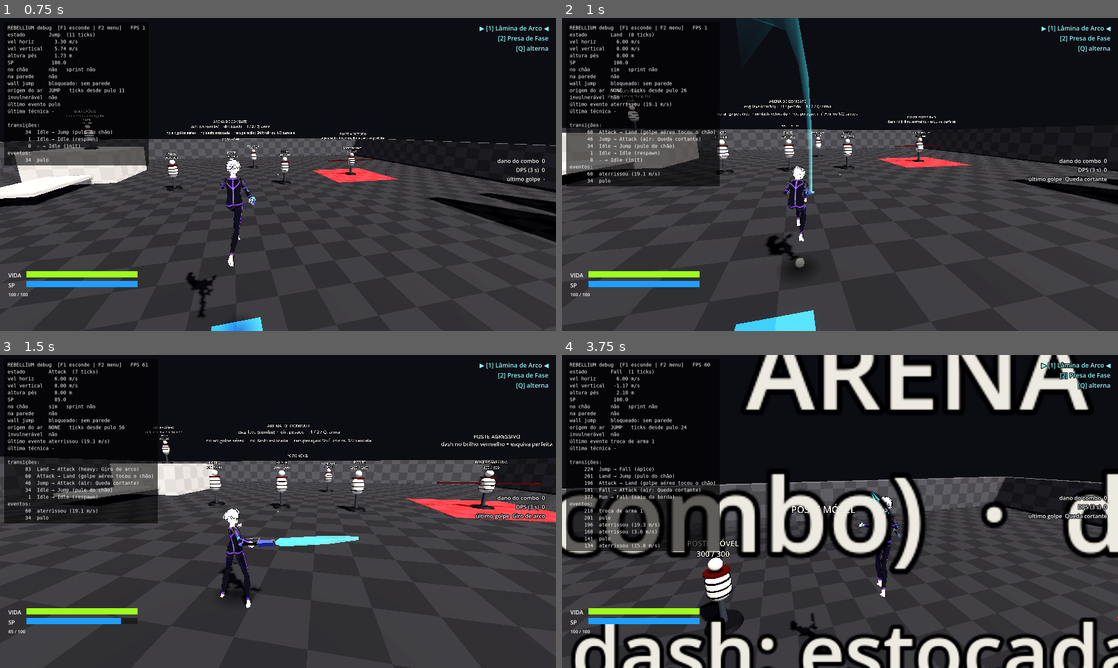
Above: before the commit, frames 1-4 (two rows, left to right).
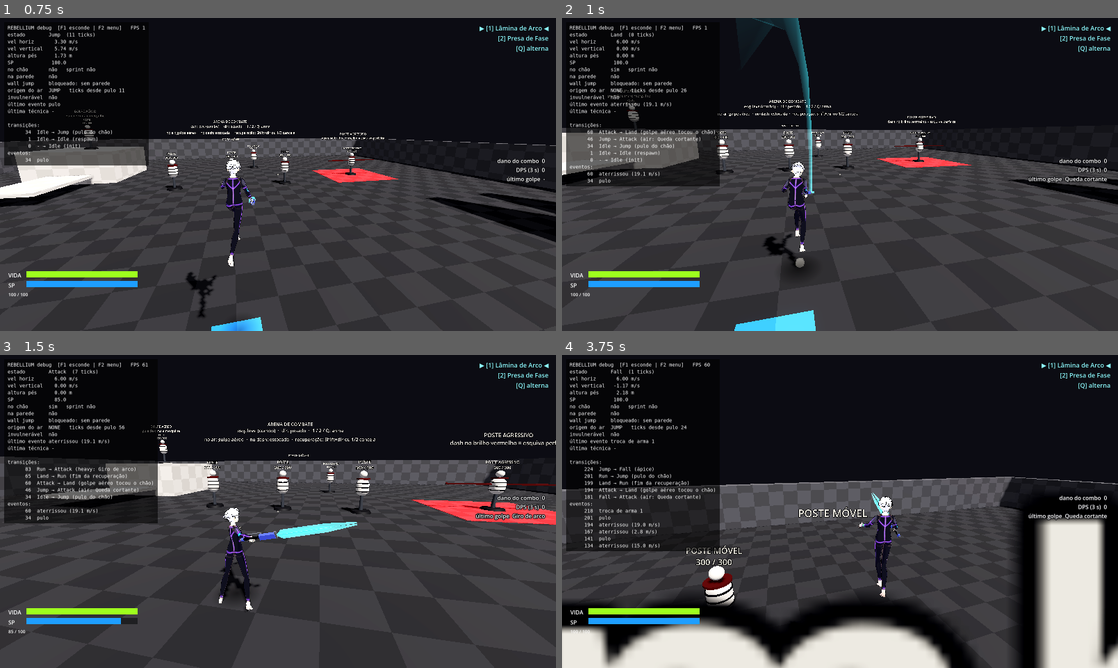
Above: after the commit, the same moments.

Repository: hugolnieri/Rebellium
Game: Godot game, scene res://scenes/arenas/CombatArena.tscn
The game is run twice, just before and just after one commit, with the same random seed, the same clock (stepped at 60 frames per second) and the same inputs.
Inputs (mouse positions are in pixels of both pictures, inside the frame that each line leads up to):
- Up to frame 1 (0.75 s): tap Enter at 0.5 s; move the mouse to (305, 174) at 0.52 s; hold W (move_forward) from 0.53 s (still down); hold Space (jump) from 0.53 s (still down); click (305, 174) at 0.67 s
- Up to frame 2 (1 s): keep holding W (move_forward); keep holding Space (jump)
- Up to frame 3 (1.5 s): keep holding W (move_forward); move the mouse to (250, 511) at 1.27 s; release Space (jump) at 1.28 s; right-click (250, 511) at 1.35 s
- Up to frame 4 (3.75 s): keep holding W (move_forward); tap Space (jump) at 1.52, 1.55, 1.82, 2.3, 3.02, 3.05, 3.32 s; move the mouse to (851, 505) at 2.02 s; press the mouse at (851, 505) at 2.03 s; move the mouse to (834, 517) at 2.77 s; release the mouse at (834, 517) at 2.78 s; tap V (shoulder_swap) at 2.85 s; click (834, 517) at 2.92 s; move the mouse to (878, 514) at 3.52 s; hold Space (jump) from 3.53 s (still down); tap 1 (weapon_slot_1) at 3.6 s

Frame 1 is identical in both runs. In frame 2, 0.4% of the frame differs, in the area x 36-45%, y 46-80%; in frame 3, 4.5%; in frame 4, 37%, in the area x 0-100%, y 0-100%.

Commit message:
aterrissagem limpa após dash/golpe no ar e joelhos mais altos na passada
- dash ou golpe no ar cancelam a cambalhota e o agachamento de impacto ao tocar o chão
  (MovementConfig.air_action_cancels_landing); testes
- elevação do joelho no balanço: 34° andando, 55° correndo (knee_lift_*), joelho dobra mais

Co-Authored-By: Claude Opus 5.5 <noreply@anthropic.com>
Claude-Session: https://claude.ai/code/session_01F2bQk4JmWMhxKZmCfNJjFU

Diff:
--- a/config/feedback_config.tres
+++ b/config/feedback_config.tres
@@ -16,7 +16,7 @@
 stride_length_walk = 2.2
 stride_length_sprint = 3.0
 leg_swing_deg = 42.0
-knee_bend_deg = 70.0
+knee_bend_deg = 85.0
 arm_swing_deg = 38.0
 run_lean_deg = 26.0
 sprint_extra_lean_deg = 9.0
@@ -41,6 +41,8 @@
 stance_fraction_run = 0.38
 stance_knee_walk_deg = 12.0
 stance_knee_run_deg = 32.0
+knee_lift_walk_deg = 34.0
+knee_lift_run_deg = 55.0
 anim_spring_frequency = 6.5
 anim_spring_damping = 0.6
 attack_spring_frequency = 15.0
--- a/config/movement_config.tres
+++ b/config/movement_config.tres
@@ -23,6 +23,7 @@
 roll_enabled = true
 roll_min_impact_speed = 7.0
 roll_duration = 0.7
+air_action_cancels_landing = true
 roll_min_speed = 4.0
 roll_deceleration = 8.0
 sp_max = 100.0
--- a/scenes/player/character_model.gd
+++ b/scenes/player/character_model.gd
@@ -334,6 +334,9 @@
 	if who != player:
 		return
 	var fb := _fb()
+	_trick_timer = 0.0
+	if player.last_landing_soft:
+		return  # dash/golpe no ar: sem agachamento de impacto
 	_land_strength = clampf(impact_speed / fb.land_crouch_full_speed, 0.15, 1.0)
 	_land_timer = fb.land_crouch_time
 	_trick_timer = 0.0
@@ -488,6 +491,7 @@
 	var back := swing_range * 0.42
 	var knee_swing := deg_to_rad(fb.knee_bend_deg) * amount * lerpf(0.9, 1.6, run_k)
 	var knee_load := deg_to_rad(lerpf(fb.stance_knee_walk_deg, fb.stance_knee_run_deg, run_k)) * amount
+	var knee_lift := deg_to_rad(lerpf(fb.knee_lift_walk_deg, fb.knee_lift_run_deg, run_k)) * amount
 	var compensate := lean * 0.8
 	for i in 2:
 		var side := "l" if i == 0 else "r"
@@ -504,8 +508,9 @@
 			ankle *= amount
 		else:
 			var t := (u - stance_frac) / (1.0 - stance_frac)
-			thigh = -back + (front + back) * (0.5 - 0.5 * cos(PI * t))
-			knee = -knee_swing * sin(PI * minf(t / 0.8, 1.0))
+			# Joelho sobe alto no meio do balanço e a perna estica de volta antes de pisar.
+			thigh = -back + (front + back) * (0.5 - 0.5 * cos(PI * t)) + knee_lift * sin(PI * minf(t / 0.85, 1.0))
+			knee = -(knee_swing + knee_lift * 0.8) * sin(PI * minf(t / 0.8, 1.0))
 			# Saindo do impulso com a ponta para baixo, depois levanta a ponta para não arrastar.
 			ankle = (-0.5 * pow(1.0 - t, 3.0) + 0.15 * sin(PI * t)) * amount
 		var relaxed := 1.0 if i == 1 else 0.0  # parado: perna direita relaxada
--- a/scenes/player/player.gd
+++ b/scenes/player/player.gd
@@ -39,6 +39,10 @@
 var air_sprinting: bool = false
 ## Dashes usados no ar desde a última aterrissagem/wall jump.
 var air_dodges_used: int = 0
+## Fez dash ou golpe no ar desde que saiu do chão (aterrissa sem cambalhota/agachamento).
+var air_action_used: bool = false
+## A última aterrissagem foi "limpa" (sem animação de impacto).
+var last_landing_soft: bool = false
 ## Flag de invencibilidade (dodge). Consultada pelo combate futuro.
 var is_invulnerable: bool = false
 var spawn_transform: Transform3D
@@ -530,6 +534,7 @@
 		return false
 	if airborne:
 		air_dodges_used += 1
+		air_action_used = true
 	if side_request:
 		consume_jump_press(input, config.jump_buffer_ticks)
 	else:
@@ -617,6 +622,7 @@
 ## Limpa memória de paredes ao tocar o chão.
 func on_landed() -> void:
 	air_sprinting = false
+	air_action_used = false
 	air_dodges_used = 0
 	last_wall_jump_collider = 0
 	back_coming_wall = 0
--- a/scenes/player/states/attack.gd
+++ b/scenes/player/states/attack.gd
@@ -31,6 +31,8 @@
 	combo_index = data.get("combo_index", 0)
 	direction = data.get("direction", Vector3.FORWARD)
 	airborne = kind == CombatRules.KIND_AIR or not player.is_on_floor()
+	if airborne:
+		player.air_action_used = true
 	_t = 0
 	_hit_ids.clear()
 	_startup_ticks = maxi(player.secs_to_ticks(attack.startup), 0)
--- a/scenes/player/states/land.gd
+++ b/scenes/player/states/land.gd
@@ -16,8 +16,10 @@
 	player.land_tick = player.tick
 	player.land_impact_speed = maxf(-player.pre_slide_velocity.y, 0.0)
 	_landing_velocity = WallJumpMath.horizontal(player.pre_slide_velocity)
+	# Dash ou golpe no ar cancelam a animação de impacto: aterrissa limpo, sem cambalhota.
+	player.last_landing_soft = player.air_action_used and cfg().air_action_cancels_landing
 	rolling = cfg().roll_enabled and player.land_impact_speed >= cfg().roll_min_impact_speed \
-		and not player.air_sprinting
+		and not player.air_sprinting and not player.last_landing_soft
 	_roll_ticks = maxi(player.secs_to_ticks(cfg().roll_duration), 1)
 	if _landing_velocity.length() > 0.5:
 		_roll_direction = _landing_velocity.normalized()
--- a/scripts/core/feedback_config.gd
+++ b/scripts/core/feedback_config.gd
@@ -21,7 +21,7 @@
 @export_range(0.5, 6.0, 0.05, "suffix:m") var stride_length_walk: float = 2.2
 @export_range(0.5, 8.0, 0.05, "suffix:m") var stride_length_sprint: float = 3.0
 @export_range(0.0, 90.0, 1.0, "suffix:°") var leg_swing_deg: float = 42.0
-@export_range(0.0, 120.0, 1.0, "suffix:°") var knee_bend_deg: float = 70.0
+@export_range(0.0, 120.0, 1.0, "suffix:°") var knee_bend_deg: float = 85.0
 @export_range(0.0, 90.0, 1.0, "suffix:°") var arm_swing_deg: float = 38.0
 ## Inclinação do CORPO INTEIRO (a partir do quadril) andando; no sprint usa ninja_run_lean_deg.
 @export_range(0.0, 45.0, 0.5, "suffix:°") var run_lean_deg: float = 26.0
@@ -59,6 +59,9 @@
 @export_range(0.2, 0.8, 0.01) var stance_fraction_run: float = 0.38
 @export_range(0.0, 60.0, 1.0, "suffix:°") var stance_knee_walk_deg: float = 12.0
 @export_range(0.0, 60.0, 1.0, "suffix:°") var stance_knee_run_deg: float = 32.0
+## Elevação do joelho no balanço (coxa sobe além do passo) andando / correndo.
+@export_range(0.0, 90.0, 1.0, "suffix:°") var knee_lift_walk_deg: float = 34.0
+@export_range(0.0, 120.0, 1.0, "suffix:°") var knee_lift_run_deg: float = 55.0
 
 @export_group("Molas da animação")
 ## Frequência/amortecimento das articulações na locomoção (menor amortecimento = mais balanço).
--- a/scripts/core/movement_config.gd
+++ b/scripts/core/movement_config.gd
@@ -44,6 +44,8 @@
 ## Impacto mínimo (velocidade de queda) para rolar.
 @export_range(0.0, 40.0, 0.5, "suffix:m/s") var roll_min_impact_speed: float = 7.0
 @export_range(0.1, 1.5, 0.01, "suffix:s") var roll_duration: float = 0.7
+## Depois de dash ou golpe no ar, aterrissa sem cambalhota nem agachamento de impacto.
+@export var air_action_cancels_landing: bool = true
 ## Velocidade mínima para frente durante a cambalhota.
 @export_range(0.0, 15.0, 0.1, "suffix:m/s") var roll_min_speed: float = 4.0
 @export_range(0.0, 60.0, 0.5, "suffix:m/s²") var roll_deceleration: float = 8.0
--- a/tests/integration/test_dodge.gd
+++ b/tests/integration/test_dodge.gd
@@ -152,6 +152,33 @@
 	assert_gt(d.player.velocity.y, -d.player.config.air_dodge_fall_speed - 0.5, "o dash corta a queda")
 
 
+func test_landing_after_air_dash_has_no_roll() -> void:
+	d.player.respawn(Transform3D(Basis(), Vector3(0, 12, 0)))
+	d.step(20)
+	d.press_dodge()
+	d.step(1, Vector2(1, 0))
+	d.step_until(func() -> bool: return d.state() == &"Land", 200)
+	assert_eq(d.state(), &"Land")
+	assert_gt(d.player.land_impact_speed, d.player.config.roll_min_impact_speed, "queda forte")
+	assert_false(d.player.state_machine.current.rolling, "dash no ar cancela a cambalhota")
+	assert_true(d.player.last_landing_soft)
+
+
+func test_landing_after_air_attack_has_no_roll() -> void:
+	d.player.respawn(Transform3D(Basis(), Vector3(0, 12, 0)))
+	d.step(20)
+	d.press_attack()
+	d.step(1)
+	assert_eq(d.state(), &"Attack")
+	d.step_until(func() -> bool: return d.state() == &"Land", 200)
+	assert_eq(d.state(), &"Land")
+	assert_false(d.player.state_machine.current.rolling, "golpe no ar cancela a cambalhota")
+	d.step(30)
+	d.player.respawn(Transform3D(Basis(), Vector3(0, 12, 0)))
+	d.step_until(func() -> bool: return d.state() == &"Land", 200)
+	assert_true(d.player.state_machine.current.rolling, "queda normal ainda rola")
+
+
 func test_air_dash_keeps_momentum_and_returns_to_fall() -> void:
 	d.player.config.air_dodge_suspends_gravity = true
 	d.press_jump()
Not shown, changed: docs/ESCOPO.md
Not shown, changed: docs/ROTEIRO_TESTE.md
